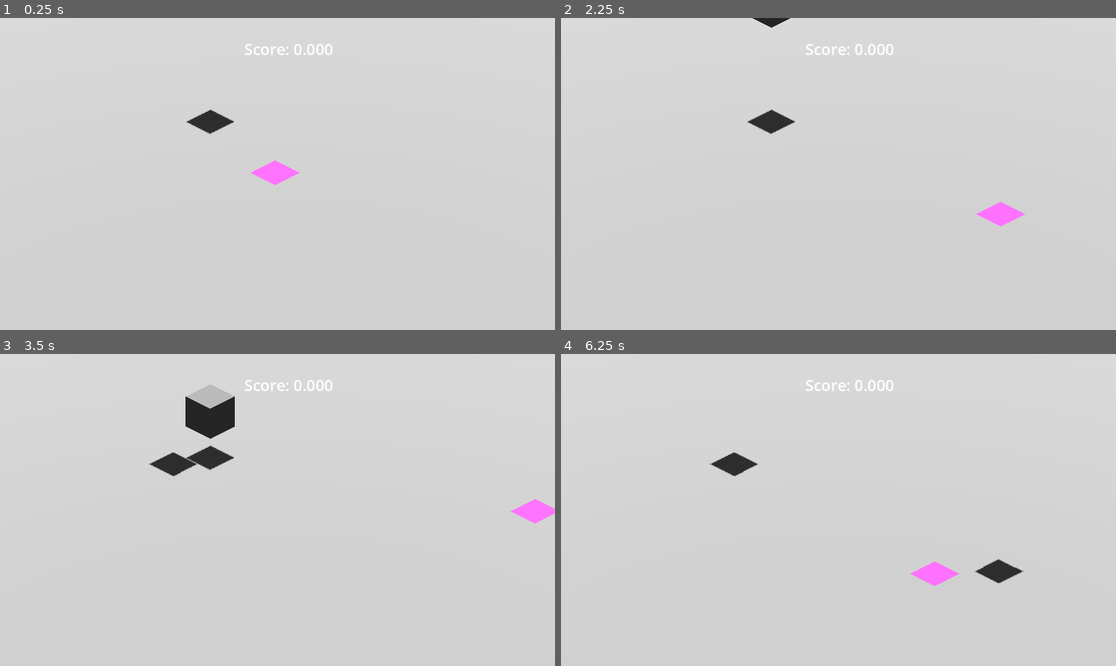
Above: before the commit, frames 1-4 (two rows, left to right).
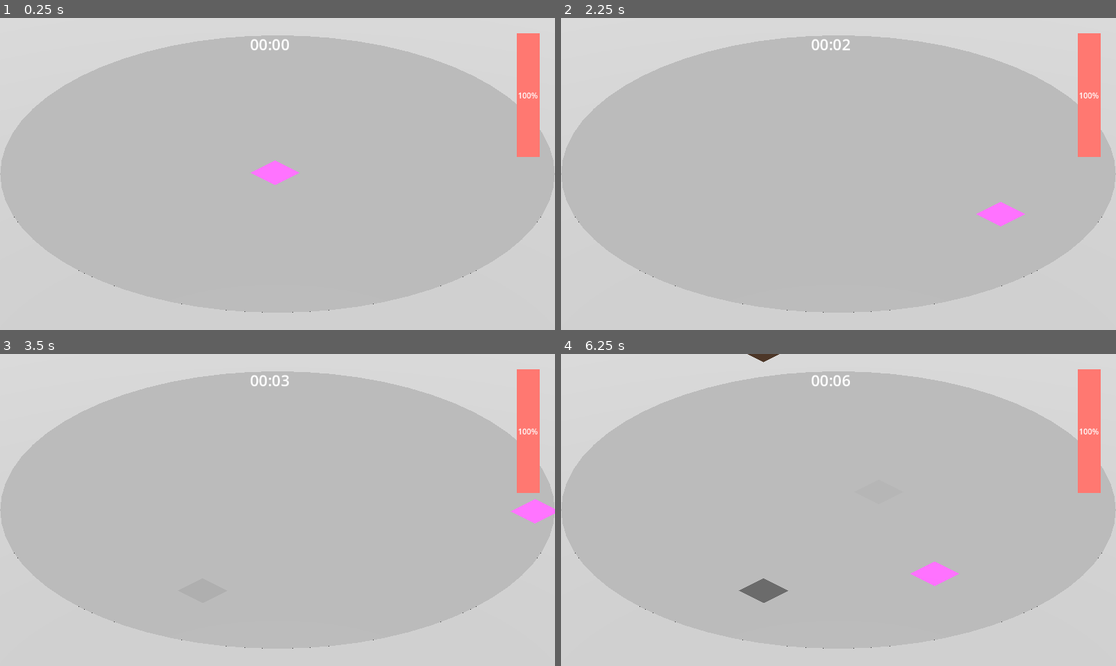
Above: after the commit, the same moments.

Repository: Kazuren/SquareHole
Game: Godot game, scene res://Main.tscn
Same seed, same stepped clock (60 frames per second), same inputs: the game is played once before the commit and once after it.
Inputs:
- Up to frame 1 (0.25 s): no input
- Up to frame 2 (2.25 s): tap Enter at 0.5 s; hold D (move_right) 0.53-1.28 s; hold Shift (run) 0.53-1.28 s; hold S (move_down) 1.28-2.03 s; tap Shift (run) at 1.35 s; hold D (move_right) from 2.03 s (still down); hold Shift (run) from 2.03 s (still down)
- Up to frame 3 (3.5 s): release D (move_right) at 2.78 s; release Shift (run) at 2.78 s; hold W (move_up) from 2.78 s (still down); tap Shift (run) at 2.85 s
- Up to frame 4 (6.25 s): release W (move_up) at 3.53 s; hold Shift (run) 3.53-4.28 s; hold A (move_left) 3.53-5.03 s; tap Shift (run) at 4.35, 5.85 s; hold S (move_down) 5.03-5.78 s; hold Shift (run) 5.03-5.78 s; hold D (move_right) from 5.78 s (still down)

The runs differ from the first frame. In frame 1, 31% of the frame differs, in the area x 0-100%, y 4-95%; in frame 2, 31%; in frame 3, 31%; in frame 4, 33%, in the area x 0-100%, y 0-95%.

Commit message:
aaaaaaaaaaaaaooooooooooooooo

Diff:
--- a/Enemy.tscn
+++ b/Enemy.tscn
@@ -8,6 +8,7 @@
 points = PackedVector2Array(50, -50, -50, -50, -50, 50, 50, 50)
 
 [node name="Enemy" unique_id=56703870 instance=ExtResource("1_tt7e2")]
+cast_shadow = 0
 script = ExtResource("2_s7bn3")
 BASE_METERS_PER_SECOND = 2.0
 WEIGHT = 1
--- a/Main.tscn
+++ b/Main.tscn
@@ -1,14 +1,19 @@
 [gd_scene format=3 uid="uid://3d31nk2ftblc"]
 
 [ext_resource type="Script" uid="uid://ukfdxoqcv7xy" path="res://main.gd" id="1_glv2v"]
-[ext_resource type="PackedScene" uid="uid://c2fglmehf860l" path="res://Enemy.tscn" id="3_cm0pq"]
-[ext_resource type="Material" uid="uid://deno8q70reo7q" path="res://XorMaterial.tres" id="3_fos0i"]
+[ext_resource type="Material" uid="uid://deno8q70reo7q" path="res://ShapeMaterials/XorMaterial.tres" id="3_fos0i"]
 [ext_resource type="PackedScene" uid="uid://cgegbljd314bw" path="res://Player.tscn" id="3_r0du0"]
 [ext_resource type="Script" uid="uid://dvkje5eqk6kqh" path="res://PackedEnemy.gd" id="4_3dxm6"]
-[ext_resource type="Material" uid="uid://dgt6ps803lahi" path="res://IntersectionShape.tres" id="4_cm0pq"]
+[ext_resource type="Material" uid="uid://dgt6ps803lahi" path="res://ShapeMaterials/IntersectionShape.tres" id="4_cm0pq"]
+[ext_resource type="Material" uid="uid://ciwse55k7v1y3" path="res://ShapeMaterials/PreviewMaterial.tres" id="4_wkp8b"]
 [ext_resource type="Resource" uid="uid://b61anstxrel0n" path="res://Shapes/Square.tres" id="5_lgr22"]
 [ext_resource type="Resource" uid="uid://ddejnxm31n0fh" path="res://Shapes/Cube/Cube.tres" id="7_03owx"]
 [ext_resource type="PackedScene" uid="uid://cqqx5yicm0l24" path="res://hit_label.tscn" id="8_trn2v"]
+
+[sub_resource type="Curve" id="Curve_03owx"]
+_limits = [0.0, 5.0, 0.0, 1.0]
+_data = [Vector2(0, 0.5), 0.0, 0.0, 0, 0, Vector2(1, 5), 7.0, 0.0, 0, 0]
+point_count = 2
 
 [sub_resource type="StandardMaterial3D" id="StandardMaterial3D_uu6xs"]
 albedo_color = Color(0.62967473, 0.62967473, 0.6296747, 1)
@@ -20,20 +25,36 @@
 
 [sub_resource type="Environment" id="Environment_r0du0"]
 
-[sub_resource type="LabelSettings" id="LabelSettings_fos0i"]
-font_size = 32
-
 [sub_resource type="CylinderMesh" id="CylinderMesh_fos0i"]
 top_radius = 8.0
 bottom_radius = 8.0
 height = 0.001
 
+[sub_resource type="LabelSettings" id="LabelSettings_fos0i"]
+font_size = 32
+
+[sub_resource type="Gradient" id="Gradient_wkp8b"]
+offsets = PackedFloat32Array(0)
+colors = PackedColorArray(0.21568628, 0.21568628, 0.21568628, 0.49019608)
+
+[sub_resource type="GradientTexture2D" id="GradientTexture2D_20pc6"]
+gradient = SubResource("Gradient_wkp8b")
+
+[sub_resource type="Gradient" id="Gradient_03owx"]
+offsets = PackedFloat32Array(1)
+colors = PackedColorArray(1, 0.47429025, 0.4444329, 1)
+
+[sub_resource type="GradientTexture2D" id="GradientTexture2D_wkp8b"]
+gradient = SubResource("Gradient_03owx")
+
 [node name="Main" type="Node3D" unique_id=222001452]
 script = ExtResource("1_glv2v")
 intersection_material = ExtResource("4_cm0pq")
 xor_material = ExtResource("3_fos0i")
+preview_material = ExtResource("4_wkp8b")
 hit_label_scene = ExtResource("8_trn2v")
 enemy_scenes = Array[ExtResource("4_3dxm6")]([ExtResource("5_lgr22"), ExtResource("7_03owx")])
+sanity_penalty_curve = SubResource("Curve_03owx")
 
 [node name="Pivot" type="Node3D" parent="." unique_id=556041694]
 transform = Transform3D(0.7071067, -0.3535534, 0.61237234, 0, 0.8660254, 0.5, -0.7071067, -0.3535534, 0.61237234, 0, 0, 0)
@@ -60,10 +81,6 @@
 material_override = SubResource("StandardMaterial3D_r0du0")
 metadata/_edit_lock_ = true
 
-[node name="Enemy" parent="." unique_id=56703870 instance=ExtResource("3_cm0pq")]
-unique_name_in_owner = true
-transform = Transform3D(1, 0, 0, 0, 1, 0, 0, 0, 1, -3.4993014, 8.545597, -0.756413)
-
 [node name="SunPivot" type="Node3D" parent="." unique_id=1284798189]
 transform = Transform3D(0.89249134, 0, -0.45106447, 0, 1, 0, 0.45106447, 0, 0.89249134, 0, 0, 0)
 
@@ -74,21 +91,79 @@
 [node name="WorldEnvironment" type="WorldEnvironment" parent="." unique_id=381813496]
 environment = SubResource("Environment_r0du0")
 
-[node name="ScoreLabel" type="Label" parent="." unique_id=1645374122]
-unique_name_in_owner = true
-offset_left = 507.0
-offset_top = 42.0
-offset_right = 628.0
-offset_bottom = 87.0
-text = "Score: 0"
-label_settings = SubResource("LabelSettings_fos0i")
-
 [node name="SpawnerMesh" type="MeshInstance3D" parent="." unique_id=50369648]
 unique_name_in_owner = true
-visible = false
 mesh = SubResource("CylinderMesh_fos0i")
 
 [node name="SpawnTimer" type="Timer" parent="." unique_id=2057690367]
 unique_name_in_owner = true
 wait_time = 3.0
 autostart = true
+
+[node name="UI" type="MarginContainer" parent="." unique_id=1317178700]
+anchors_preset = 15
+anchor_right = 1.0
+anchor_bottom = 1.0
+grow_horizontal = 2
+grow_vertical = 2
+theme_override_constants/margin_top = 32
+theme_override_constants/margin_right = 32
+
+[node name="Control2" type="Control" parent="UI" unique_id=1030415945]
+layout_mode = 2
+
+[node name="SurvivalTimeLabel" type="Label" parent="UI/Control2" unique_id=1645374122]
+unique_name_in_owner = true
+layout_mode = 1
+anchors_preset = 5
+anchor_left = 0.5
+anchor_right = 0.5
+offset_left = -576.0
+offset_right = 576.0
+offset_bottom = 45.0
+grow_horizontal = 2
+text = "00:00"
+label_settings = SubResource("LabelSettings_fos0i")
+horizontal_alignment = 1
+
+[node name="SurvivalTimer" type="Timer" parent="UI/Control2" unique_id=1757353549]
+
+[node name="Control" type="Control" parent="UI" unique_id=339671969]
+layout_mode = 2
+
+[node name="MarginContainer" type="MarginContainer" parent="UI/Control" unique_id=2139024778]
+custom_minimum_size = Vector2(48, 256)
+layout_mode = 1
+anchors_preset = 1
+anchor_left = 1.0
+anchor_right = 1.0
+offset_left = -32.0
+offset_bottom = 45.0
+grow_horizontal = 0
+size_flags_horizontal = 8
+
+[node name="SanityBar" type="TextureProgressBar" parent="UI/Control/MarginContainer" unique_id=484657580]
+unique_name_in_owner = true
+layout_mode = 2
+value = 50.0
+fill_mode = 3
+nine_patch_stretch = true
+texture_under = SubResource("GradientTexture2D_20pc6")
+texture_progress = SubResource("GradientTexture2D_wkp8b")
+
+[node name="SanityLabel" type="Label" parent="UI/Control/MarginContainer/SanityBar" unique_id=502062163]
+unique_name_in_owner = true
+layout_mode = 1
+anchors_preset = 8
+anchor_left = 0.5
+anchor_top = 0.5
+anchor_right = 0.5
+anchor_bottom = 0.5
+offset_left = -20.0
+offset_top = -11.5
+offset_right = 20.0
+offset_bottom = 11.5
+grow_horizontal = 2
+grow_vertical = 2
+text = "50%"
+horizontal_alignment = 1
--- a/ShapeEntity.gd
+++ b/ShapeEntity.gd
@@ -4,6 +4,11 @@
 # baseline scale equal to 1 UNIT for polygons
 const baseline_scale: int = 100
 const baseline_vector: Vector2 = Vector2(100, 100)
+
+var shape_scale: float = 1.0:
+	set(value):
+		shape_scale = value
+		self.scale = Vector3.ONE * shape_scale
 
 @onready var collisionShape2D: CollisionShape2D = $%CollisionShape2D
 
@@ -37,6 +42,7 @@
 func get_translated_vectorarray() -> PackedVector2Array:
 	var projected_pos_scaled = Vector2(self.position.x, self.position.z) * baseline_scale
 	return self.get_points_2d() \
+		* Transform2D(0, Vector2.ONE * shape_scale, 0, Vector2.ZERO) \
 		* Transform2D(0, Vector2.ONE, 0, -projected_pos_scaled) \
 		* Transform2D(0, Vector2.ONE / baseline_scale, 0, Vector2.ZERO)
 
@@ -80,8 +86,18 @@
 	return get_area_2d_of(xor_shape)
 
 
-func calculate_score_base(other_entity: ShapeEntity) -> float:
+enum ScoreFormula { LINEAR, CURVED }
+
+func calculate_score_base(other_entity: ShapeEntity, formula: ScoreFormula = ScoreFormula.CURVED) -> float:
 	var i_area = self.get_intersection_area(other_entity)
 	var x_area = self.get_xor_area(other_entity)
-	print("score:", i_area, ",", x_area)
-	return i_area / (i_area + x_area)
+
+	var raw: float = i_area / (i_area + x_area)
+
+	match formula:
+		ScoreFormula.LINEAR:
+			return raw
+		ScoreFormula.CURVED:
+			return pow(raw, 0.7)
+		_:
+			return raw
--- /dev/null
+++ b/ShapeMaterials/PreviewMaterial.tres
@@ -0,0 +1,6 @@
+[gd_resource type="StandardMaterial3D" format=3 uid="uid://ciwse55k7v1y3"]
+
+[resource]
+transparency = 1
+shading_mode = 0
+albedo_color = Color(0.003921569, 0.003921569, 0.003921569, 0)
--- a/game_stats.gd
+++ b/game_stats.gd
@@ -2,7 +2,7 @@
 
 
 
-var score: float = 0
+var sanity: float = 1
 
 # Called when the node enters the scene tree for the first time.
 func _ready() -> void:
--- a/main.gd
+++ b/main.gd
@@ -6,48 +6,88 @@
 # score = intersection_shape_area / max(enemy_shape_area, player_shape_area)
 
 
-# TODO ORDER:
-# player switching shape
-
-# "damage" text that shows percentage of fill, modulate from red/green depending on percentage filled
-
-
 #THINGS TO FIX:
+
 # fairness of game, way to spawn objects in a more fair way
 # add gravity field concept to pull far away objects closer to player (we set a min distance away from player) for fairness
-# shadows pop out very fast, use decals instead and fade in
 # find better gradient for popup text percentage
-# sanity meter. as game goes on, we could make it so a higher % match is required to not lose sanity
-# survival timer for sharing score
 # sounds: 100% match, 0% match, 100->50% lessen pitch, 49->0% lessen pitch
 # more shapes
-# implement shape scaling for difficulty tuning (we probably want enemy shapes to be 90% of their actual size to make it easier for the player to match it)
+
+
+# sanity meter: we could make it so a higher % match is required to not lose sanity
+# make intersection/xor shapes smoother/last longer
+
+# game over/win screen(after 20 minutes?)
+# main menu
+
+# player switching shape
+# rotate player, spawn rotated enemy shapes
 
 @export var intersection_material: BaseMaterial3D
 @export var xor_material: BaseMaterial3D
+@export var preview_material: BaseMaterial3D
 @export var hit_label_scene: PackedScene
 
 
 @onready var player: ShapeEntity = $Player
-@onready var enemy: ShapeEntity = $Enemy
 
 @export var enemy_scenes: Array[PackedEnemy]
 
 
-var SCORE_MULTIPLIER: float = 15.0
+var starting_time_ticks: int
+
+const GAME_DURATION: float = 1200.0 # 20 minutes in seconds
+
+var SANITY_MULTIPLIER: float = 0.10 # in percent
+@export var sanity_penalty_curve: Curve # X: 0-1 (time over 20 min), Y: penalty multiplier
+@export_range(0.1, 1.0, 0.05) var enemy_shape_scale: float = 1.0
+@export_range(0.0, 5.0, 0.1) var magnet_radius: float = 0.2
+@export_range(0.0, 10.0, 0.1) var magnet_strength: float = 3.0
+
 var enemies: Array[ShapeEntity] = []
+var enemy_previews: Dictionary = {} # ShapeEntity -> CSGPolygon3D
 var enemy_bag: Bag
-
-func render_score() -> void:
-	$ScoreLabel.text = "Score: %.3f" % GameStats.score
+var SPAWN_HEIGHT: float = 15.0
+
+var rng = RandomNumberGenerator.new()
+
+func render_sanity() -> void:
+	$%SanityBar.value = GameStats.sanity * 100;
+	$%SanityLabel.text = "%d%%" % (GameStats.sanity * 100)
+
+
+func get_elapsed_seconds() -> float:
+	return (Time.get_ticks_msec() - starting_time_ticks) / 1000.0
+
+
+func get_game_progress() -> float:
+	return clamp(get_elapsed_seconds() / GAME_DURATION, 0.0, 1.0)
+
+
+func get_sanity_penalty_multiplier() -> float:
+	if sanity_penalty_curve:
+		return sanity_penalty_curve.sample(get_game_progress())
+	return 1.0
+
+
+enum SanityFormula { DEFAULT, FORGIVING }
+
+func calculate_sanity_change(score_base: float, formula: SanityFormula = SanityFormula.FORGIVING) -> float:
+	var penalty_mult: float = get_sanity_penalty_multiplier()
+	match formula:
+		SanityFormula.DEFAULT:
+			return (score_base - (1.0 - score_base)) * SANITY_MULTIPLIER * penalty_mult
+		SanityFormula.FORGIVING:
+			return (score_base - (1.0 - score_base) * 0.5) * SANITY_MULTIPLIER * penalty_mult
+		_:
+			return 0.0
 
 
 # Called when the node enters the scene tree for the first time.
 func _ready() -> void:
-	enemies.append(enemy)
-	render_score()
-
-	var rng = RandomNumberGenerator.new()
+	render_sanity()
+
 	rng.seed = 42
 	enemy_bag = Bag.new(rng)
 	for enemy_pack in enemy_scenes:
@@ -55,9 +95,17 @@
 
 	print(enemy_bag.probabilities())
 
+	starting_time_ticks = Time.get_ticks_msec()
+
 	Engine.time_scale = 1
 	$SpawnTimer.timeout.connect(_on_timer_timeout)
 
+
+func update_timer() -> void:
+	var elapsed: float = get_elapsed_seconds()
+	var minutes: int = int(elapsed / 60)
+	var seconds: int = int(fmod(elapsed, 60))
+	$%SurvivalTimeLabel.text = "%02d:%02d" % [minutes, seconds]
 
 func _on_timer_timeout() -> void:
 	spawn_enemy()
@@ -72,31 +120,68 @@
 	var enemy_packed: PackedEnemy = draw as PackedEnemy
 
 	var node: ShapeEntity = enemy_packed.scene.instantiate()
+	node.shape_scale = enemy_shape_scale
 
 	add_child(node)
 	enemies.append(node)
-	node.global_position = Vector3(spawn_point.x, 15, spawn_point.y)
+	node.global_position = Vector3(spawn_point.x, SPAWN_HEIGHT, spawn_point.y)
+
+	# Create silhouette preview on the ground
+	var preview := CSGPolygon3D.new()
+	add_child(preview)
+	preview.depth = 0.01
+	preview.polygon = node.get_translated_vectorarray()
+	preview.rotate_x(deg_to_rad(90))
+	preview.global_translate(Vector3(0, 0.005, 0))
+	preview.material = preview_material.duplicate()
+	preview.sorting_offset = 5
+	enemy_previews[node] = preview
 
 
 # Called every frame. 'delta' is the elapsed time since the previous frame.
 func _process(_delta: float) -> void:
+	update_timer()
 	pass
 
 
-func _physics_process(_delta: float) -> void:
+func _physics_process(delta: float) -> void:
+	# Pull player toward nearest enemy's ground position when idle
+	if not player.is_moving and enemies.size() > 0:
+		var closest_dist: float = INF
+		var closest_ground_pos: Vector3 = player.global_position
+		for e: ShapeEntity in enemies:
+			var ground_pos := Vector3(e.position.x, player.global_position.y, e.position.z)
+			var dist: float = player.global_position.distance_to(ground_pos)
+			if dist < closest_dist:
+				closest_dist = dist
+				closest_ground_pos = ground_pos
+		if closest_dist < magnet_radius:
+			if closest_dist < 0.01:
+				player.global_position = closest_ground_pos
+			else:
+				player.global_position = player.global_position.lerp(closest_ground_pos, magnet_strength * delta)
+
 	for e: ShapeEntity in enemies:
 		var aabb: AABB = e.get_aabb() # e.mesh.get_aabb()
 
-		var top_point: Vector3 = aabb.end + e.position
+		# Update preview opacity based on enemy height
+		if e in enemy_previews:
+			var progress: float = 1.0 - clamp(e.position.y / SPAWN_HEIGHT, 0.0, 1.0)
+			(enemy_previews[e].material as BaseMaterial3D).albedo_color.a = progress
+
+		var top_point: Vector3 = aabb.end * e.scale + e.position
 		if top_point.y < 0:
 			# ENEMY CLEANUP
+			if e in enemy_previews:
+				enemy_previews[e].queue_free()
+				enemy_previews.erase(e)
 			e.queue_free()
 			enemies.erase(e)
 
 			# SCORE
 			var score_base: float = player.calculate_score_base(e)
-			GameStats.score += score_base * SCORE_MULTIPLIER
-			render_score()
+			GameStats.sanity = clamp(GameStats.sanity + calculate_sanity_change(score_base), 0, 1)
+			render_sanity()
 
 			# HIT LABEL
 			var hit_label: Label3D = hit_label_scene.instantiate()
@@ -105,7 +190,7 @@
 			hit_label.text = ("%d%%" + ("!" if score_base >= 0.5 else "?!")) % (score_base * 100)
 			hit_label.modulate = lerp(Color.TOMATO, Color.SPRING_GREEN, score_base)
 			hit_label.rotate(Vector3.UP, PI * 0.25)
-			hit_label.rotate(Vector3.FORWARD, randf_range(PI * -0.125, PI * 0.125))
+			hit_label.rotate(Vector3.FORWARD, rng.randf_range(PI * -0.125, PI * 0.125))
 
 			#hit_label.look_at($Pivot/Camera3D.global_position, Vector3.UP, true)
 			#hit_label.rotation_degrees.x = 0aasas
@@ -113,9 +198,9 @@
 
 			var label_tween = get_tree().create_tween()
 			label_tween.parallel().tween_property(hit_label, "modulate:a", 0, 1.25).from_current().set_trans(Tween.TransitionType.TRANS_EXPO).set_ease(Tween.EaseType.EASE_IN)
-			label_tween.parallel().tween_property(hit_label, "rotation_degrees:z", randf_range(-25, 25), 1).from_current().set_trans(Tween.TransitionType.TRANS_CUBIC).set_ease(Tween.EaseType.EASE_OUT)
-
-			label_tween.parallel().tween_property(hit_label, "global_position:y", randf_range(1.2, 1.3), 0.75).as_relative().set_trans(Tween.TransitionType.TRANS_CUBIC).set_ease(Tween.EaseType.EASE_OUT)
+			label_tween.parallel().tween_property(hit_label, "rotation_degrees:z", rng.randf_range(-25, 25), 1).from_current().set_trans(Tween.TransitionType.TRANS_CUBIC).set_ease(Tween.EaseType.EASE_OUT)
+
+			label_tween.parallel().tween_property(hit_label, "global_position:y", rng.randf_range(1.2, 1.3), 0.75).as_relative().set_trans(Tween.TransitionType.TRANS_CUBIC).set_ease(Tween.EaseType.EASE_OUT)
 			label_tween.parallel().tween_property(hit_label, "global_position:y", -0.5, 0.50).as_relative().set_trans(Tween.TransitionType.TRANS_SINE).set_ease(Tween.EaseType.EASE_IN_OUT).set_delay(0.75)
 
 			label_tween.tween_callback(hit_label.queue_free)
@@ -132,7 +217,7 @@
 				intersection_polygon.polygon = intersection_shape
 				intersection_polygon.rotate_x(deg_to_rad(90))
 				intersection_polygon.global_translate(Vector3(0, 0.01, 0))
-				intersection_polygon.material = intersection_material
+				intersection_polygon.material = intersection_material.duplicate()
 				intersection_polygon.sorting_offset = 10
 
 				var intersection_tween = get_tree().create_tween()
@@ -156,7 +241,7 @@
 				xor_polygon.polygon = xor_shape
 				xor_polygon.rotate_x(deg_to_rad(90))
 				xor_polygon.global_translate(Vector3(0, 0.01, 0))
-				xor_polygon.material = xor_material
+				xor_polygon.material = xor_material.duplicate()
 				xor_polygon.sorting_offset = 10
 
 				var xor_tween = get_tree().create_tween()
@@ -173,7 +258,8 @@
 
 
 func get_spawn_point() -> Vector2:
-	var r: float = ($SpawnerMesh.mesh as CylinderMesh).top_radius * sqrt(randf())
-	var theta: float = randf() * TAU
+
+	var r: float = ($SpawnerMesh.mesh as CylinderMesh).top_radius * sqrt(rng.randf())
+	var theta: float = rng.randf() * TAU
 	var offset := Vector2(cos(theta) * r, sin(theta) * r)
 	return offset
--- a/player.gd
+++ b/player.gd
@@ -3,6 +3,8 @@
 
 @export var PLAYER_WALK_SPEED_PER_SECOND: float = 1.0
 @export var PLAYER_RUN_SPEED_PER_SECOND: float = 5.0
+
+var is_moving: bool = false
 
 
 # Called when the node enters the scene tree for the first time.
@@ -14,7 +16,10 @@
 	var input_vector: Vector2 = Input.get_vector("move_left", "move_right", "move_down", "move_up")
 
 	if input_vector.is_zero_approx():
+		is_moving = false
 		return
+
+	is_moving = true
 
 	var running: bool = Input.is_action_pressed("run")
 
Renamed: IntersectionShape.tres -> ShapeMaterials/IntersectionShape.tres
Renamed: XorMaterial.tres -> ShapeMaterials/XorMaterial.tres
Not shown: 1 places in Shapes/Star.tscn that only renumber resources
